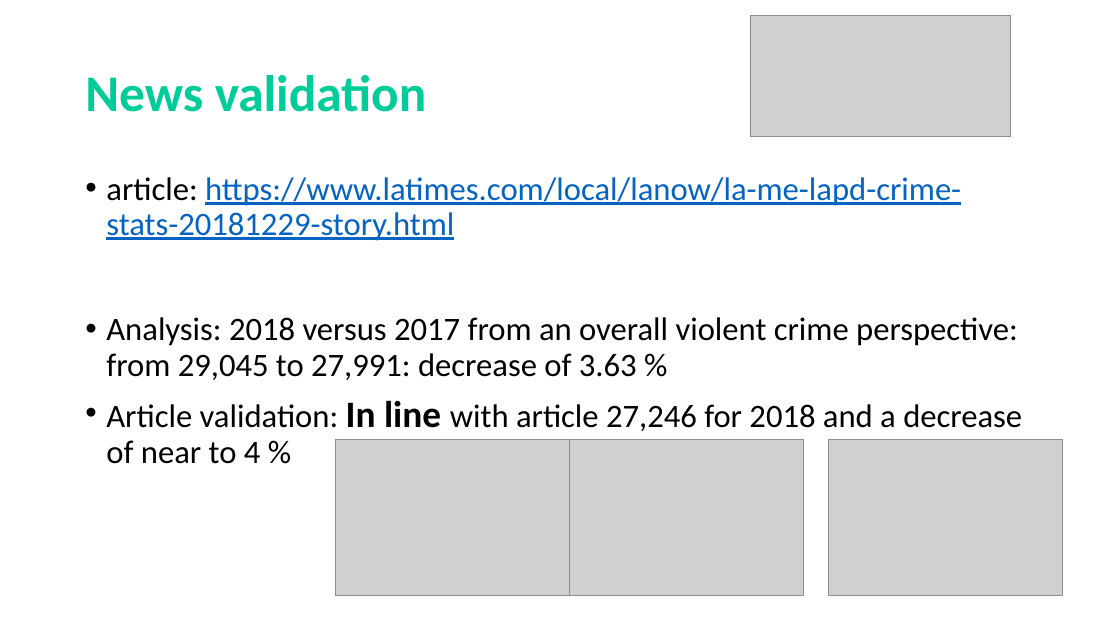
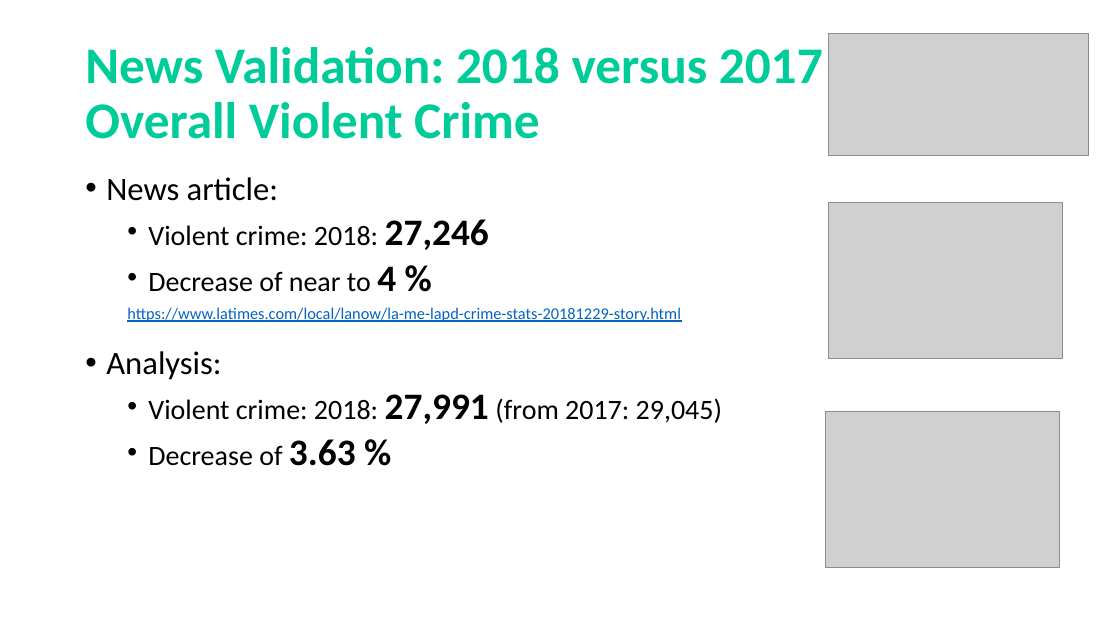
Before and after one commit to frederikdebruyker/Los-Angeles-Crime-Statistics, a slide deck: slide 5 of Presentation Project1 - Los Angeles Crime Statistics.pptx. Drawn at 1120x630 pixels with LibreOffice and Linux fonts; fonts in the diff are those of the drawing; grey boxes stand for pictures. Boxes give left, top, right and bottom in pixels: in the first picture for what was removed or moved away, otherwise in the second. Text is boxed around its words. In the diff, an @@ line names an element or a change of style, - is before the commit and + after.

```diff
--- a/Presentation Project1 - Los Angeles Crime Statistics.pptx
+++ b/Presentation Project1 - Los Angeles Crime Statistics.pptx
@@ title at (x1=85, y1=47, x2=823, y2=139): text changed @@
-News validation
+News Validation: 2018 versus 2017 :
+Overall Violent Crime
@@ picture moved from (x1=750, y1=15, x2=1011, y2=137) to (x1=828, y1=34, x2=1089, y2=155) @@
@@ text at (x1=106, y1=177, x2=722, y2=466): text changed; size 28 to 24 pt @@
-• article: https://www.latimes.com/local/lanow/la-me-lapd-crime-stats-20181229-story.html
-• Analysis: 2018 versus 2017 from an overall violent crime perspective: from 29,045 to 27,991: decrease of 3.63 %
-• Article validation: In line with article 27,246 for 2018 and a decrease of near to 4 %
+• News article:
+  • Violent crime: 2018: 27,246
+  • Decrease of near to 4 %
+  https://www.latimes.com/local/lanow/la-me-lapd-crime-stats-20181229-story.html
+• Analysis:
+  • Violent crime: 2018: 27,991 (from 2017: 29,045)
+  • Decrease of 3.63 %
@@ picture moved from (x1=335, y1=440, x2=570, y2=597) to (x1=828, y1=203, x2=1063, y2=360) @@
@@ picture moved from (x1=570, y1=440, x2=804, y2=597) to (x1=825, y1=412, x2=1060, y2=568) @@
@@ picture removed at (x1=828, y1=440, x2=1063, y2=597) @@
```
Also in this commit, not shown: 4 other slides changed, 21 other files.
